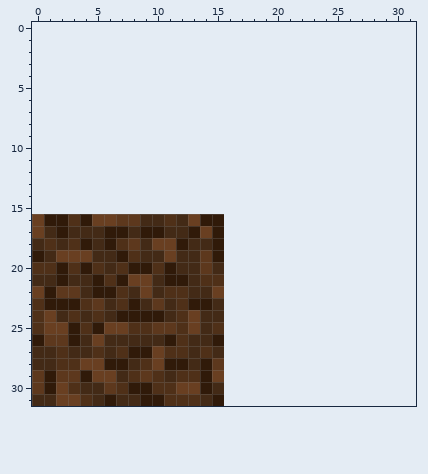
A pixel-art sprite gets an edit: resources/images/tiles/dirt.png. The picture above was drawn from the file before the commit.
The file is 16x16 pixels. Colours within 5 levels of each other are drawn and written as one. The old version is drawn lined up with the new one, on the new canvas.
New version:
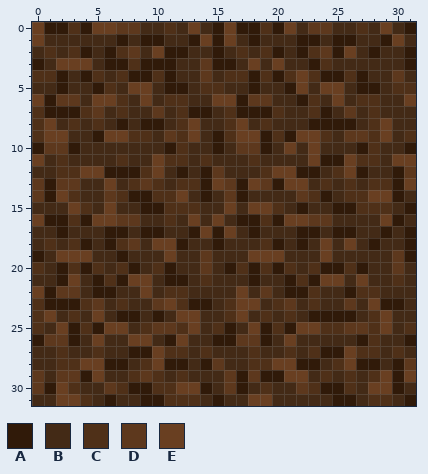
Palette (. is transparent): A #301a09  B #432a16  C #4f3018  D #5d381d  E #693f21
The edit:
canvas 16x16 -> 32x32, the old top-left corner now at 0,16
y 0: x 0..31 ................................ -> EAACAEEDDBBCBEBAEAACAEBDDBBCBEBA
y 1: x 0..31 ................................ -> EBBBBBBABAABBAEAEBABBBAABAABBAEB
y 2: x 0..31 ................................ -> BCBCABACDBEAABBABCBCABACDAEBABBA
y 3: x 0..31 ................................ -> ABEEEBAACAAABBDAABEBEBBACBBBBBBA
y 4: x 0..31 ................................ -> CCABACBCAACABBDBCCACACECAACABBDB
y 5: x 0..31 ................................ -> BBABBACBEEBAABCCBBABBAEBEEBAABCC
y 6: x 0..31 ................................ -> EADDBEECBEBCCBBEEADDBBACBEBCCBBE
y 7: x 0..31 ................................ -> CAAACDBCBBDBCAABCAAACBBCABDBCBBB
y 8: x 0..31 ................................ -> CEBCBCBABAABCEBBCEBCBBBAAAABCEBB
y 9: x 0..31 ................................ -> CEEBBAEECCBDCEBACEEACAEECBDDCEBC
y 10: x 0..31 ................................ -> ADDABBBBBBBACBBABDDABEBEBBBACBBA
y 11: x 0..31 ................................ -> EBCBBBBCBBECCBCBBBCBBBBEAAECCBEE
y 12: x 0..31 ................................ -> BBCCEEAAACEBABADBBBCEEAABCEABBAD
y 13: x 0..31 ................................ -> DADDBBEBCDCBCCAEDAEDAEEBCBCBCCAE
y 14: x 0..31 ................................ -> DAECBBDCAACCEBABDABBBBDCABCCEEAB
y 15: x 0..31 ................................ -> BBBECBEBBAACCCBBEBEECBABBAACCCBA
y 16: x 14..31 AA................ -> BEBAACAEEDDBBBBEAB
y 17: x 0 E -> B; x 16..31 ................ -> EBABBBAABAABBABA
y 18: x 16..31 ................ -> BBBCABABEBEBABBA
y 19: x 8 C -> B; x 15..31 A................ -> BBBEEEBBBEBBBBBDA
y 20: x 1 C -> B; x 9 A -> B; x 16..31 ................ -> ACACACBCAACABBDB
y 21: x 3 B -> E; x 15..31 C................ -> BBBABBACAEEBEBBCB
y 22: x 7 C -> B; x 15..31 E................ -> BBEBDBAACBBACCBBB
y 23: x 8 A -> B; x 11 B -> E; x 16..31 ................ -> CEEBCDBCBBDBEAAB
y 24: x 5 C -> E; x 9 A -> B; x 12 C -> E; x 16..31 ................ -> CEBCBCBAAAABCEBB
y 25: x 1 E -> B; x 8 C -> B; x 16..31 ................ -> ABEACAEECCDDCEBC
y 26: x 8..9 BB -> EE; x 12 C -> E; x 16..31 ................ -> ADDABEBBBBBACBBA
y 27: x 7 C -> B; x 16..31 ................ -> BBCBBCBCAAECCBCB
y 28: x 16..31 ................ -> BBCCEEAABCEAABAD
y 29: x 1 A -> B; x 6 E -> B; x 13..31 CAE................ -> BBBDADAAEEBCBCBCEAE
y 30: x 16..31 ................ -> DABCBBDCAACBEEAB
y 31: x 16..31 ................ -> BBEEBBBBBAABCCBA
Where, in picture pixels (left, top, right, bottom), the same in both pictures:
changed: (32, 22, 416, 406)
